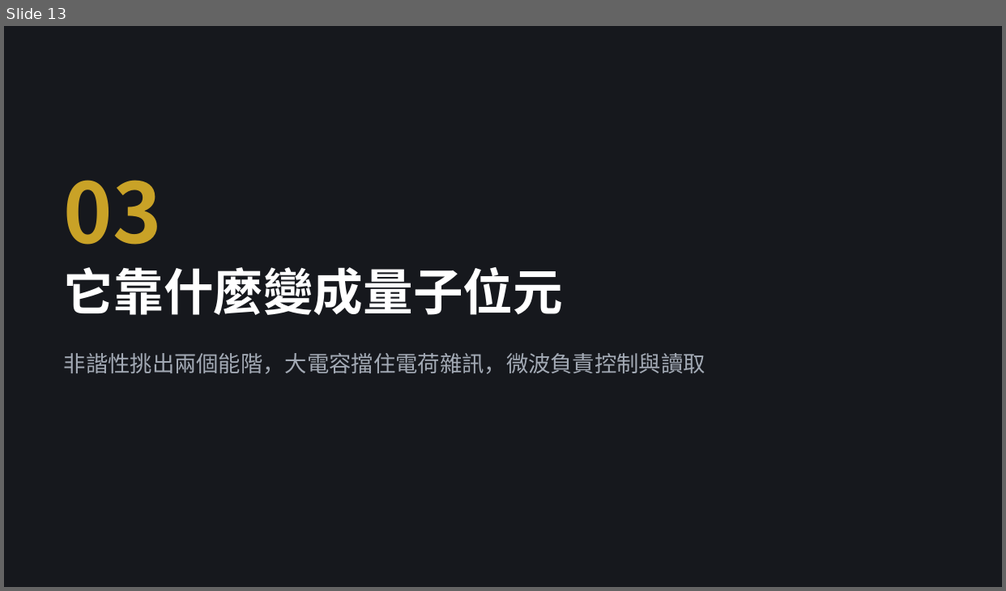
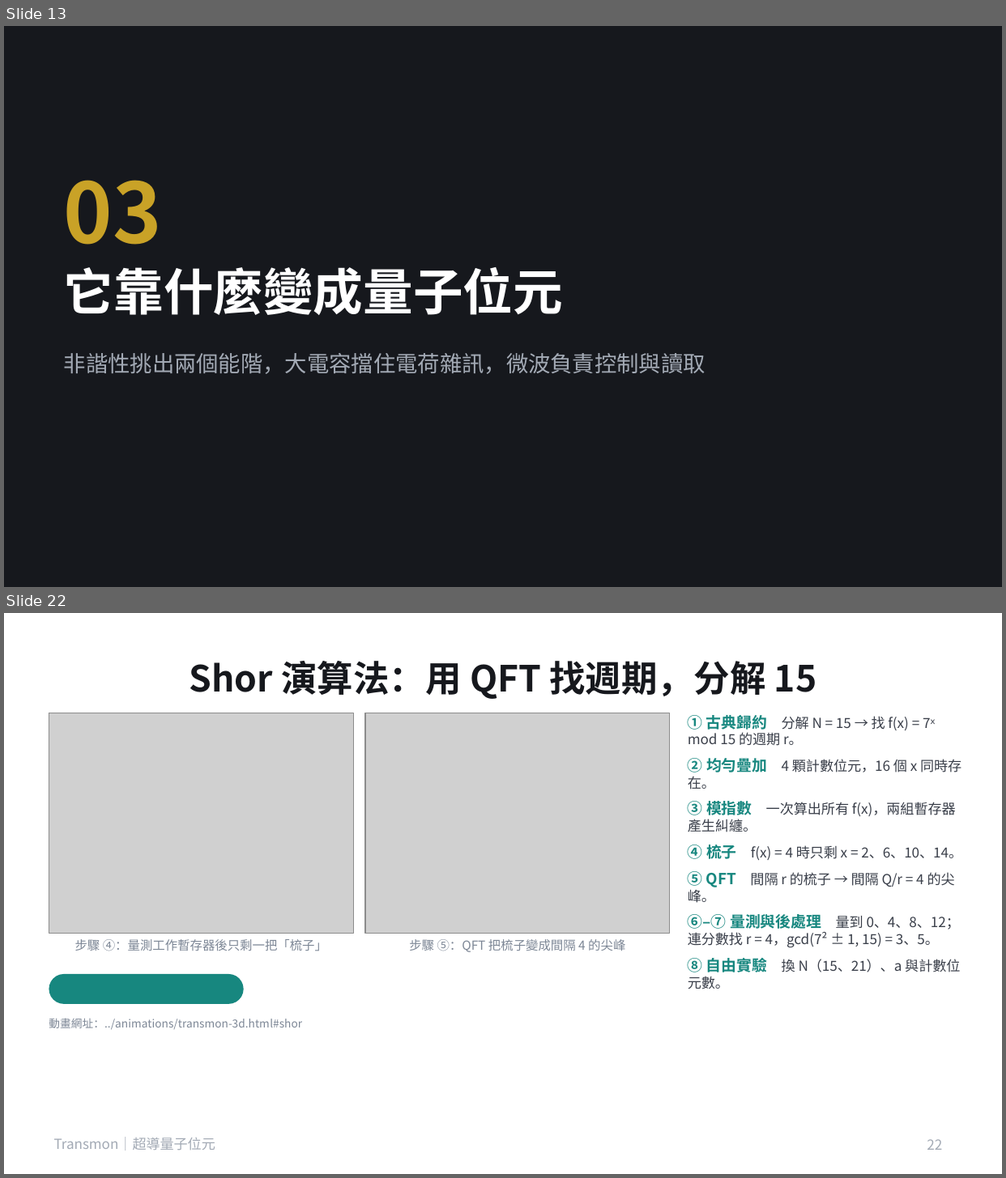
Before and after one commit to pcpcchen-coder/QuantumComputing, a slide deck: slides/transmon.pptx. Shown one above the other, each under a label of ours: slide 13 before the commit, slides 13 and 22 after it; the slides between them are not shown. The pictures are 1006x591 and 1006x1178 pixels, drawn with LibreOffice and Linux fonts; fonts in the diff are those of the drawing; grey boxes stand for pictures. Boxes give left, top, right and bottom in pixels: in the first picture for what was removed or moved away, otherwise in the second. Text is boxed around its words. In the diff, an @@ line names an element or a change of style, - is before the commit and + after.

```diff
--- a/slides/transmon.pptx
+++ b/slides/transmon.pptx
@@ slide 22 added at (4,613,1002,1174), background #FFFFFF @@
@@ title added at (189,661,816,699), 26 pt, text #16181D, bold @@
+Shor 演算法：用 QFT 找週期，分解 15
@@ picture added at (49,713,353,933) @@
@@ picture added at (365,713,670,933) @@
@@ text added at (688,715,962,990), 10 pt, text #3A3F4A @@
+① 古典歸約 分解 N = 15 → 找 f(x) = 7ˣ mod 15 的週期 r。
+② 均勻疊加 4 顆計數位元，16 個 x 同時存在。
+③ 模指數 一次算出所有 f(x)，兩組暫存器產生糾纏。
+④ 梳子 f(x) = 4 時只剩 x = 2、6、10、14。
+⑤ QFT 間隔 r 的梳子 → 間隔 Q/r = 4 的尖峰。
+⑥–⑦ 量測與後處理 量到 0、4、8、12；連分數找 r = 4，gcd(7² ± 1, 15) = 3、5。
+⑧ 自由實驗 換 N（15、21）、a 與計數位元數。
@@ text added at (75,939,327,952), 9 pt, text #7D8796 @@
+步驟 ④：量測工作暫存器後只剩一把「梳子」
@@ text added at (409,939,625,952), 9 pt, text #7D8796 @@
+步驟 ⑤：QFT 把梳子變成間隔 4 的尖峰
@@ rounded rectangle added at (49,974,244,1004), fill #17877F @@
@@ text added at (49,1018,302,1030), 8 pt, text #7D8796 @@
+動畫網址：../animations/transmon-3d.html#shor
@@ text added at (54,1137,215,1151), 10 pt, text #A3AAB5 @@
+Transmon｜超導量子位元
@@ page number added at (927,1139,942,1150), 10 pt, text #A3AAB5 @@
+22
```
Also in this commit, not shown: 13 slides changed, 5 other slides added, 18 other files.
